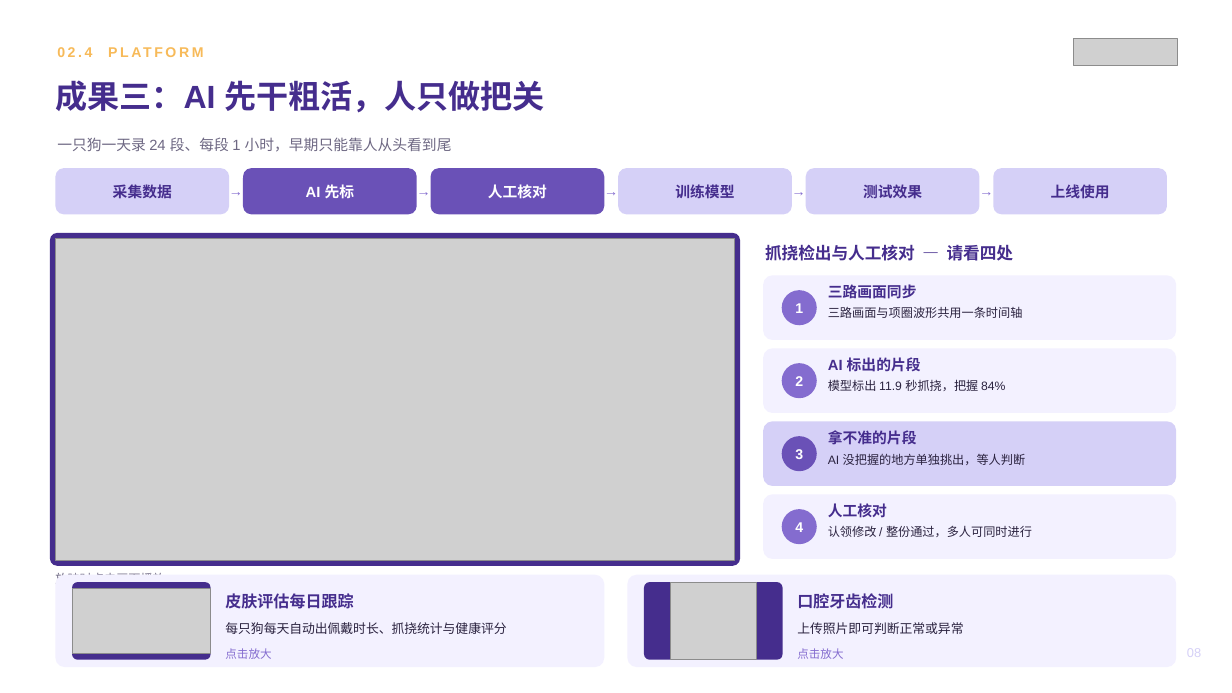
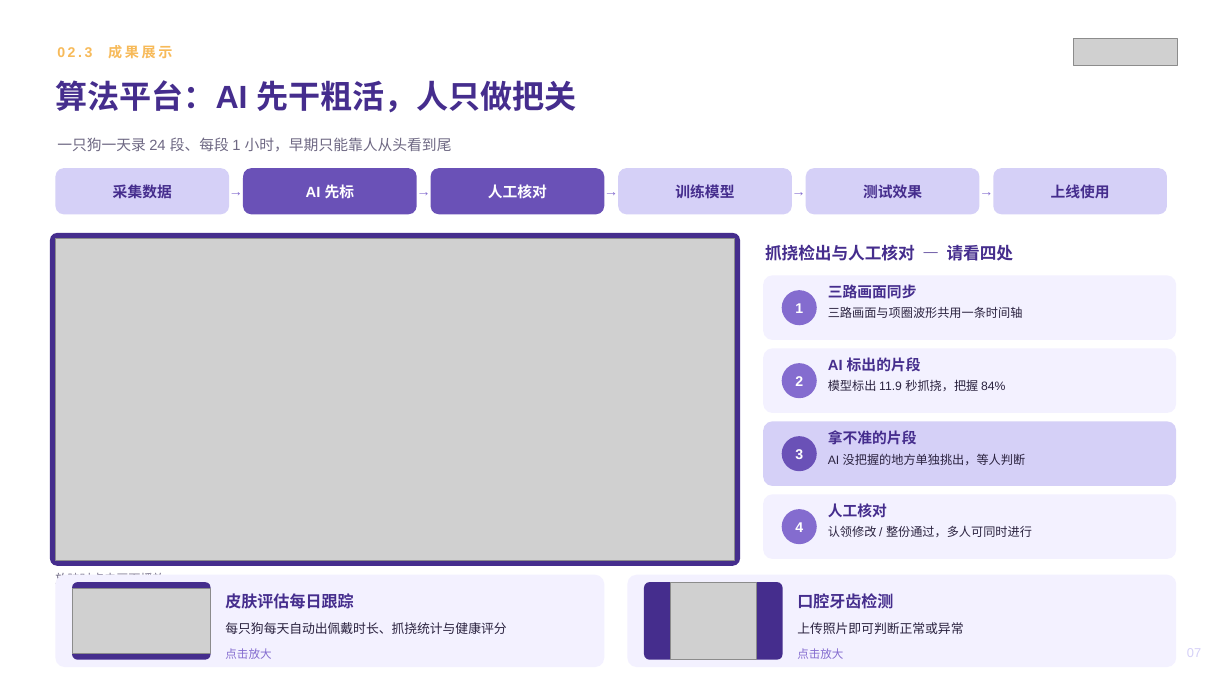
Before and after one commit to zhuyetuo/workplace_soft_skills, a slide deck: slide 7 of 转正述职/转正述职报告-Toky.pptx (slide 8 before the commit). Drawn at 1232x693 pixels with LibreOffice and Linux fonts; fonts in the diff are those of the drawing; grey boxes stand for pictures. Boxes give left, top, right and bottom in pixels: in the first picture for what was removed or moved away, otherwise in the second. Text is boxed around its words. In the diff, an @@ line names an element or a change of style, - is before the commit and + after.

```diff
--- a/转正述职/转正述职报告-Toky.pptx
+++ b/转正述职/转正述职报告-Toky.pptx
@@ text at bbox=[57, 45, 172, 59]: text changed @@
-02.4 PLATFORM
+02.3 成果展示
@@ text at bbox=[55, 80, 576, 113]: text changed @@
-成果三：AI 先干粗活，人只做把关
+算法平台：AI 先干粗活，人只做把关
@@ text at bbox=[1187, 648, 1201, 657]: text changed @@
-08
+07
```
Also in this commit, not shown: 6 other slides changed, 1 slide added, 2 slides removed, 2 other files.
